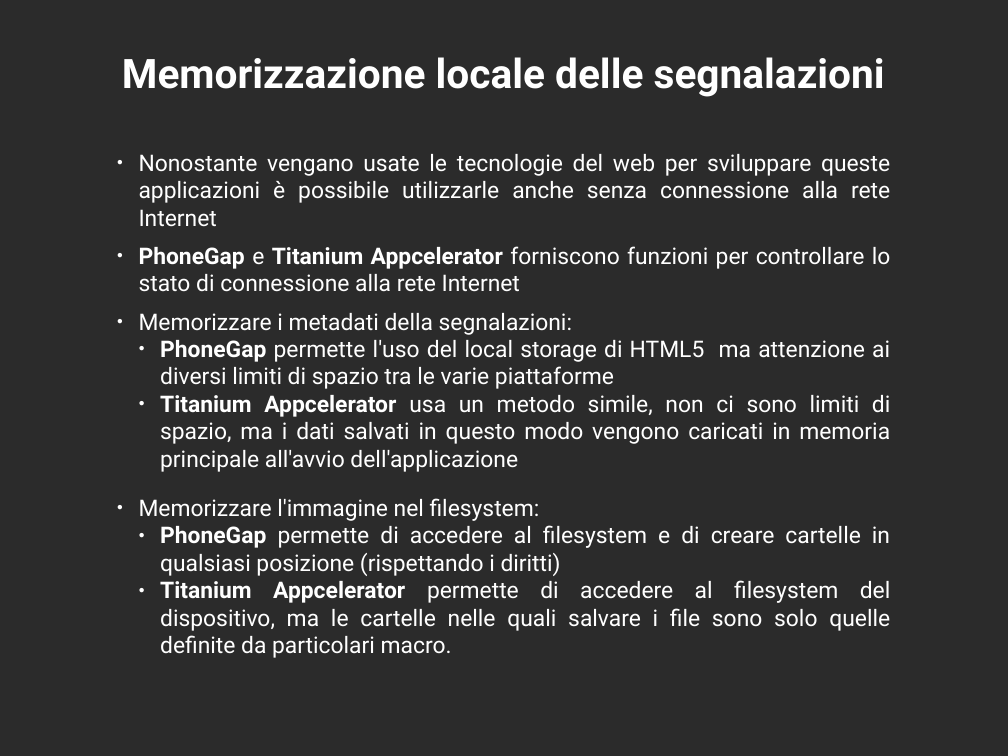
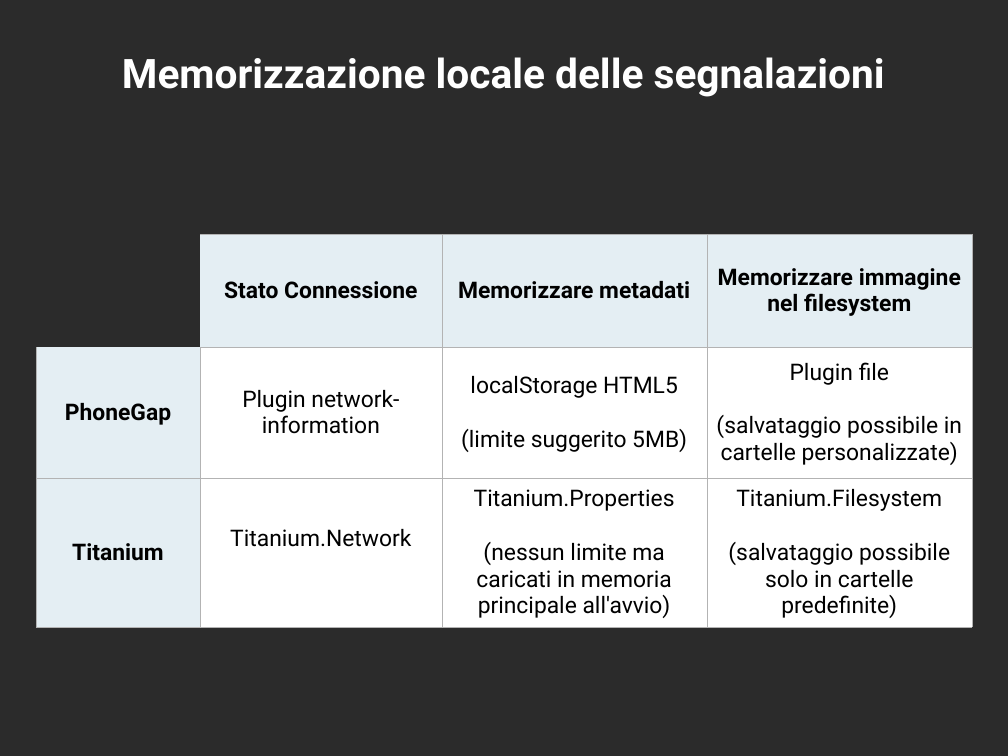
Before and after one commit to mircobe87/tesi-crossplatform, a slide deck: slide 12 of presentazione/presentazione.odp. Drawn at 1008x756 pixels with LibreOffice and Linux fonts; fonts in the diff are those of the drawing; background and template pictures are left out; a plain dark background stands for a picture behind light text. Boxes give left, top, right and bottom in pixels: in the first picture for what was removed or moved away, otherwise in the second. Text is boxed around its words. In the diff, an @@ line names an element or a change of style, - is before the commit and + after.

Commit message:
riscritta diapositiva salvataggio in locale

```diff
--- a/presentazione/presentazione.odp
+++ b/presentazione/presentazione.odp
@@ text removed at (139, 154, 891, 658) @@
-● Nonostante vengano usate le tecnologie del web per sviluppare queste applicazioni è possibile utilizzarle anche senza connessione alla rete Internet
-● PhoneGap e Titanium Appcelerator forniscono funzioni per controllare lo stato di connessione alla rete Internet
-● Memorizzare i metadati della segnalazioni:
-  ● PhoneGap permette l'uso del local storage di HTML5 ma attenzione ai diversi limiti di spazio tra le varie piattaforme
-  ● Titanium Appcelerator usa un metodo simile, non ci sono limiti di spazio, ma i dati salvati in questo modo vengono caricati in memoria principale all'avvio dell'applicazione
-● Memorizzare l'immagine nel filesystem:
-  ● PhoneGap permette di accedere al filesystem e di creare cartelle in qualsiasi posizione (rispettando i diritti)
-  ● Titanium Appcelerator permette di accedere al filesystem del dispositivo, ma le cartelle nelle quali salvare i file sono solo quelle definite da particolari macro.
@@ table added at (36, 234, 972, 627), 3 rows, 4 columns @@
+ | Stato Connessione | Memorizzare metadati | Memorizzare immagine nel filesystem
+PhoneGap | Plugin network-information | localStorage HTML5 / (limite suggerito 5MB) | Plugin file / (salvataggio possibile in cartelle personalizzate)
+Titanium | Titanium.Network | Titanium.Properties / (nessun limite ma caricati in memoria principale all'avvio) | Titanium.Filesystem / (salvataggio possibile solo in cartelle predefinite)
```
